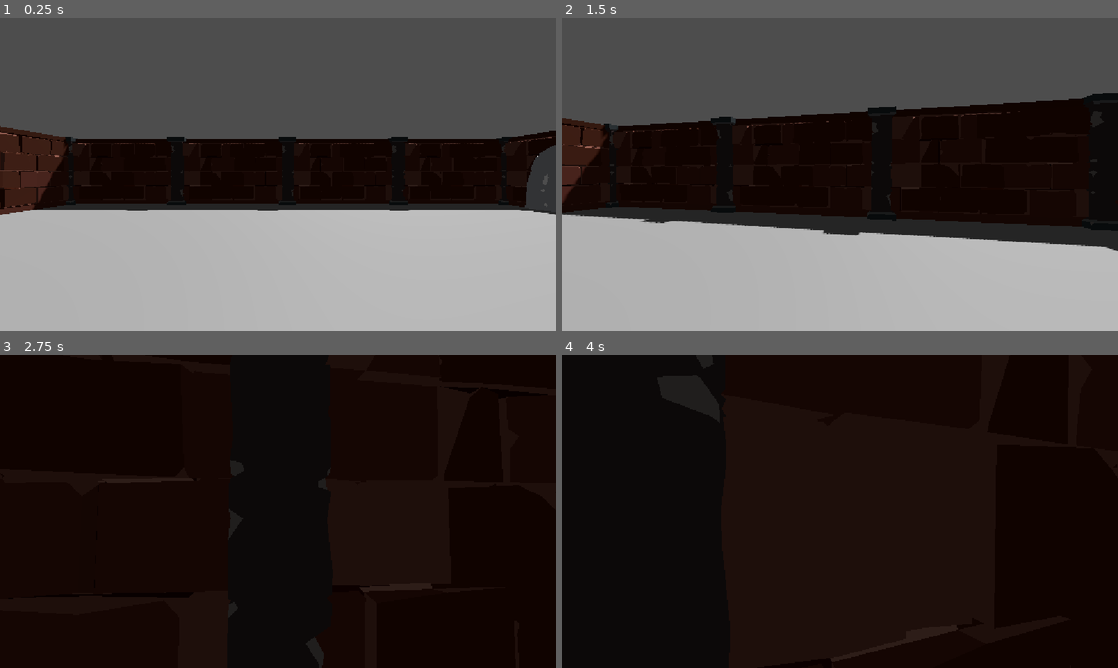
Above: before the commit, frames 1-4 (two rows, left to right).
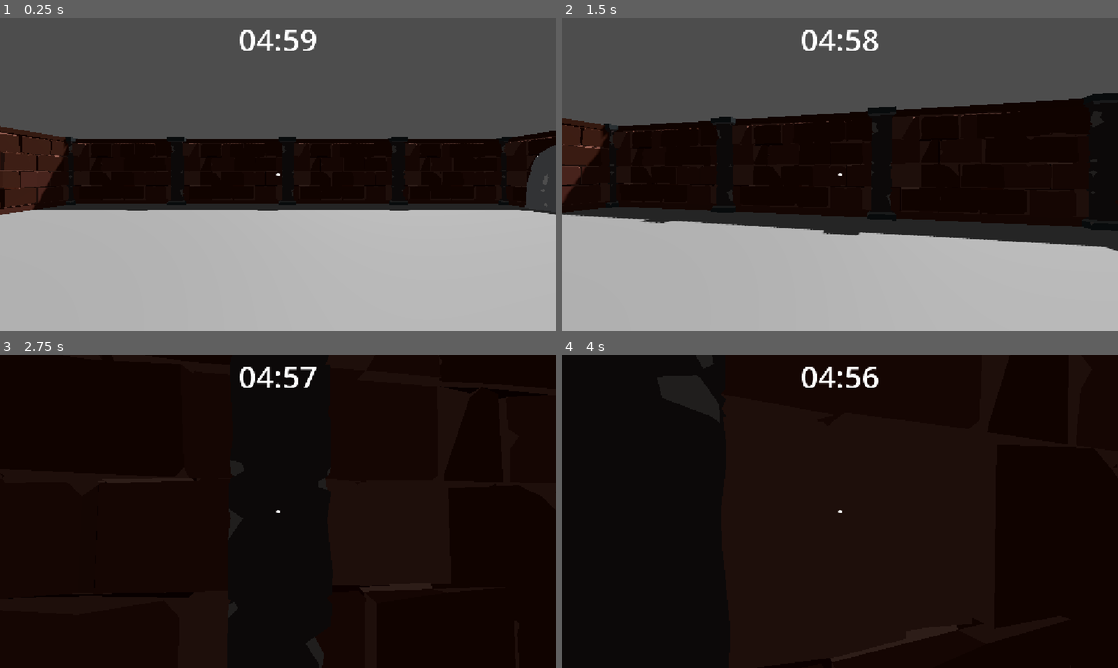
Above: after the commit, the same moments.

Repository: Aaryan-J/It-Cometh
Game: Godot game, scene res://Scenes/game.tscn
The game is run twice, just before and just after one commit, with the same random seed, the same clock (stepped at 60 frames per second) and the same inputs.
Inputs (mouse positions are in pixels of both pictures, inside the frame that each line leads up to):
- Up to frame 1 (0.25 s): no input
- Up to frame 2 (1.5 s): tap Enter at 0.5 s; move the mouse to (867, 174) at 0.52 s; hold W (forward) from 0.53 s (still down); tap E (interact) at 0.6, 1.35 s; move the mouse to (812, 174) at 1.27 s
- Up to frame 3 (2.75 s): keep holding W (forward); move the mouse to (289, 505) at 2.02 s; tap Alt at 2.1 s; tap E (interact) at 2.3 s
- Up to frame 4 (4 s): keep holding W (forward); move the mouse to (834, 517) at 2.77 s; tap Shift at 2.85 s; tap E (interact) at 3.05, 3.6 s; tap Space at 3.5 s; move the mouse to (878, 514) at 3.52 s

The runs differ from the first frame. In frame 1, 0.4% of the frame differs, in the area x 43-57%, y 3-51%; in frame 2, 0.4%; in frame 3, 0.4%; in frame 4, 0.4%.

Commit message:
feat: added task system feat: added basic HUD

Diff:
--- a/Scenes/game.tscn
+++ b/Scenes/game.tscn
@@ -3,6 +3,7 @@
 [ext_resource type="PackedScene" uid="uid://bqjkwphhdeosm" path="res://Scenes/player.tscn" id="1_ebmjs"]
 [ext_resource type="MeshLibrary" uid="uid://b11kpy7461nle" path="res://Assets/bunker_tiles.tres" id="2_qxrlw"]
 [ext_resource type="Script" uid="uid://cjqljiwo1qkeu" path="res://Scripts/interactable.gd" id="3_wrm1d"]
+[ext_resource type="Script" uid="uid://ddfltpoxtxvcb" path="res://Scripts/gameManager.gd" id="4_3dryh"]
 
 [sub_resource type="Environment" id="Environment_g0mrk"]
 
@@ -20,6 +21,9 @@
 albedo_color = Color(0, 0, 0, 1)
 
 [node name="Game" type="Node3D" unique_id=1197174109]
+
+[node name="GameManager" type="Node" parent="." unique_id=1593327408 groups=["gameManagerGroup"]]
+script = ExtResource("4_3dryh")
 
 [node name="WorldEnvironment" type="WorldEnvironment" parent="." unique_id=1166078804]
 environment = SubResource("Environment_g0mrk")
@@ -91,7 +95,7 @@
 "cells": PackedInt32Array(4, 65532, 393231, 4, 65531, 393231, 65533, 0, 1376271, 65533, 1, 786445, 65534, 0, 393231, 65534, 1, 1114127)
 }
 
-[node name="Radio" type="StaticBody3D" parent="." unique_id=1603018373]
+[node name="Radio" type="StaticBody3D" parent="." unique_id=1603018373 groups=["bunkerTasks"]]
 transform = Transform3D(1, 0, 0, 0, 1, 0, 0, 0, 1, 8.6, 1.2, 0.049999923)
 script = ExtResource("3_wrm1d")
 taskName = "Radio"
--- a/Scenes/player.tscn
+++ b/Scenes/player.tscn
@@ -2,6 +2,7 @@
 
 [ext_resource type="Script" uid="uid://dwbgo85887avq" path="res://Scripts/player.gd" id="1_v0iea"]
 [ext_resource type="Script" uid="uid://vxrflrn5buem" path="res://Scripts/camera.gd" id="2_cvnsp"]
+[ext_resource type="Script" uid="uid://chma36bn74x18" path="res://Scripts/timerLabel.gd" id="3_6t5aa"]
 
 [sub_resource type="CapsuleShape3D" id="CapsuleShape3D_sbo6d"]
 
@@ -20,3 +21,49 @@
 
 [node name="interactionRay" type="RayCast3D" parent="head/Camera3D" unique_id=1978045571]
 target_position = Vector3(0, 0, -5)
+
+[node name="HUD" type="CanvasLayer" parent="." unique_id=664364098]
+
+[node name="TimerLabel" type="Label" parent="HUD" unique_id=544041120]
+anchors_preset = 10
+anchor_right = 1.0
+offset_bottom = 23.0
+grow_horizontal = 2
+theme_override_font_sizes/font_size = 64
+text = "5:00"
+horizontal_alignment = 1
+vertical_alignment = 1
+script = ExtResource("3_6t5aa")
+
+[node name="InteractionPrompt" type="Label" parent="HUD" unique_id=1825364076]
+anchors_preset = 8
+anchor_left = 0.5
+anchor_top = 0.5
+anchor_right = 0.5
+anchor_bottom = 0.5
+offset_left = -23.0
+offset_top = -63.0
+offset_right = 20.0
+offset_bottom = -23.0
+grow_horizontal = 2
+grow_vertical = 2
+theme_override_font_sizes/font_size = 24
+horizontal_alignment = 1
+vertical_alignment = 1
+
+[node name="Crosshair" type="Label" parent="HUD" unique_id=762509784]
+anchors_preset = 8
+anchor_left = 0.5
+anchor_top = 0.5
+anchor_right = 0.5
+anchor_bottom = 0.5
+offset_left = -20.0
+offset_top = -50.0
+offset_right = 20.0
+offset_bottom = 34.5
+grow_horizontal = 2
+grow_vertical = 2
+theme_override_font_sizes/font_size = 50
+text = "."
+horizontal_alignment = 1
+vertical_alignment = 3
--- a/Scripts/camera.gd
+++ b/Scripts/camera.gd
@@ -2,6 +2,7 @@
 
 var sensitivity = 0.2
 @onready var interactionRay: RayCast3D = $Camera3D/interactionRay
+@onready var interactionPrompt: Label = $"../HUD/InteractionPrompt"
 
 # cursor lock
 func _ready() -> void:
@@ -31,3 +32,12 @@
 			var target = interactionRay.get_collider()
 			if target is Interactable:
 				target.interact(get_parent())
+
+func _process(delta: float) -> void:
+	if interactionRay and interactionRay.is_colliding():
+		var target = interactionRay.get_collider()
+		if target is Interactable and target.isBroken:
+			interactionPrompt.text = "[E] Repair " + target.taskName
+			return
+
+		interactionPrompt.text = ""
--- /dev/null
+++ b/Scripts/gameManager.gd
@@ -0,0 +1,89 @@
+extends Node
+
+# ------ editor vars ------
+@export var totalApocalypseTime: float = 300.0
+
+# ------ internal vars ------
+var timeLeft: float = 300.0
+var currentMaxCap: float = 300.0
+
+var isGameActive: bool = true
+var totalTasksCompleted: int = 0
+var activeBrokenTasks: Array[Interactable] = []
+
+# timer var
+var taskSpawnCooldown: float = 25.0
+var taskSpawnTimer: float = 0.0
+
+var allBunkerTasks: Array[Node] = []
+
+# ---------------
+func _ready() -> void:
+	add_to_group("gameManagerGroup")
+
+	currentMaxCap = totalApocalypseTime
+	timeLeft = currentMaxCap
+
+	allBunkerTasks = get_tree().get_nodes_in_group("bunkerTasks")
+
+	for task in allBunkerTasks:
+		if task is Interactable:
+			task.taskFixed.connect(_on_taskRepaired)
+
+	print("Bunker systems online. Initial timer full at: 5:00")
+
+func _process(delta: float) -> void:
+	if not isGameActive:
+		return
+
+	timeLeft -= delta
+	if timeLeft <= 0:
+		triggerCosmicEnding()
+		return
+
+	adjustDifficultyScaling()
+
+	if activeBrokenTasks.size() < allBunkerTasks.size():
+		taskSpawnTimer += delta
+		if taskSpawnTimer >= taskSpawnCooldown:
+			taskSpawnTimer = 0.0
+			breakRandomBunkerTask()
+
+# ------ task handling ------
+
+func breakRandomBunkerTask() -> void:
+	var workingTasks = allBunkerTasks.filter(func(t): return not t.isBroken)
+	if workingTasks.size() > 0:
+		var chosenTask = workingTasks.pick_random()
+		chosenTask.breakTask()
+		activeBrokenTasks.append(chosenTask)
+		# tts "Warning: Component Failure Detected"
+
+func _on_taskRepaired(task: Interactable) -> void:
+	activeBrokenTasks.erase(task)
+	totalTasksCompleted += 1
+
+	currentMaxCap = max(currentMaxCap - 10.0, 15.0) # Floor at 15s so it never goes negative
+
+	timeLeft = currentMaxCap
+
+	print("Task Fixed! Ceiling shrunk to ", currentMaxCap, "s and timer was fully refilled.")
+
+func adjustDifficultyScaling() -> void:
+	if currentMaxCap > 200:
+		taskSpawnCooldown = 25.0
+	elif currentMaxCap > 100:
+		taskSpawnCooldown = 12.0
+	else:
+		taskSpawnCooldown = 5.0
+
+# ------ ending ------
+
+func triggerCosmicEnding() -> void:
+	isGameActive = false
+	print("IT IS HERE")
+
+# ------ look back penalty ------
+func applyLookbackPenalty() -> void:
+	timeLeft = max(timeLeft - 30.0, 1.0)
+	print("PENALTY: Looked back! 30 seconds drained from active clock.")
--- /dev/null
+++ b/Scripts/timerLabel.gd
@@ -0,0 +1,25 @@
+extends Label
+
+@onready var gameManager = get_tree().get_first_node_in_group("gameManagerGroup")
+
+var pulseTime: float = 0.0
+
+func _process(delta: float) -> void:
+	if not gameManager or not gameManager.isGameActive:
+		text = "--:--"
+		return
+
+	var totalSeconds: float = gameManager.timeLeft
+
+	var minutes: int = int(totalSeconds) / 60
+	var seconds: int = int(totalSeconds) % 60
+	text = "%02d:%02d" % [minutes, seconds]
+
+	if totalSeconds <= 30.0:
+		pulseTime += delta * 8.0
+		var pulseWave = (sin(pulseTime) + 1.0)/2.0
+		add_theme_color_override("font_color", Color(1, 0, 0).lerp(Color(1, 0.4, 0.4), pulseWave))
+		scale = Vector2.ONE * (1 + (0.05 * pulseWave))
+	else:
+		add_theme_color_override("font_color", Color.WHITE)
+		scale = Vector2.ONE
--- a/project.godot
+++ b/project.godot
@@ -20,9 +20,18 @@
 window/stretch/mode="canvas_items"
 window/stretch/aspect="expand"
 
+[editor]
+
+naming/script_name_casing=4
+
 [editor_plugins]
 
 enabled=PackedStringArray("res://addons/godot_super-wakatime/plugin.cfg")
+
+[global_group]
+
+bunkerTasks=""
+gameManagerGroup=""
 
 [input]
 
Not shown, added: Scripts/gameManager.gd.uid
Not shown, added: Scripts/timerLabel.gd.uid
